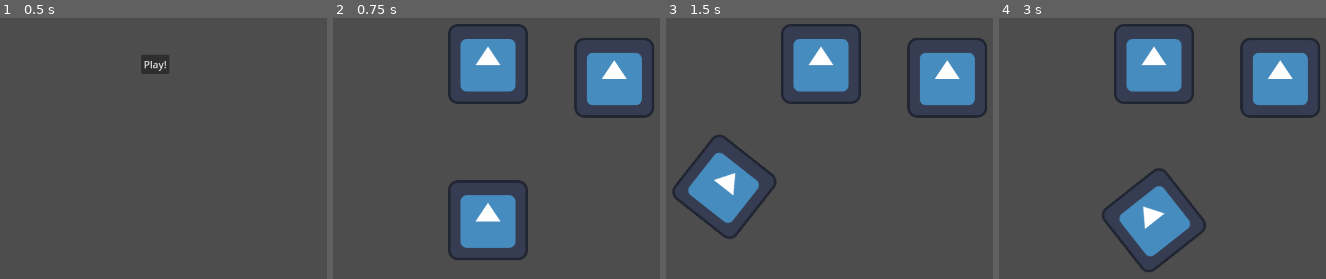
Above: before the commit, frames 1-4 (left to right).
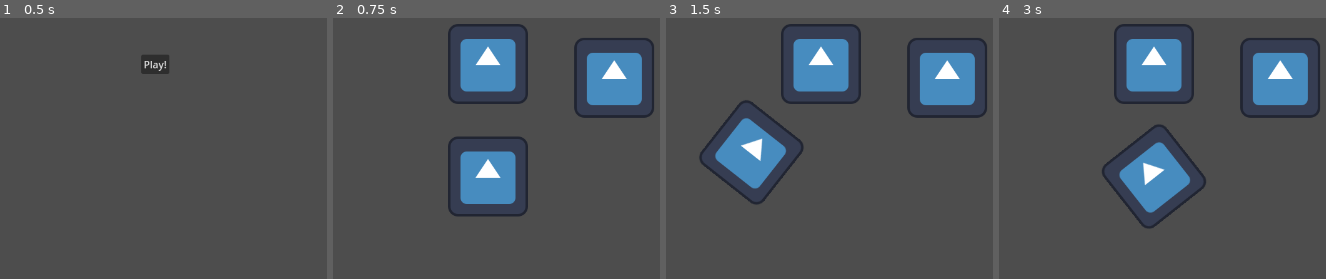
Above: after the commit, the same moments.

Repository: GDbreak/opong
Game: Godot game, scene res://scenes/main.tscn
Two runs of this game, one before a commit and one after it. Both use one fixed random seed, a clock stepped at 60 frames per second and the inputs below. The engine's default icon, where the game draws it, is replaced by a stand-in: a white triangle on a blue panel in a dark square.
Inputs:
- Up to frame 1 (0.5 s): no input
- Up to frame 2 (0.75 s): click "Play!" at 0.5 s
- Up to frame 3 (1.5 s): tap Enter at 1.25 s; tap A (move_clockwise) at 1.35 s
- Up to frame 4 (3 s): tap Space at 2 s; tap D (move_counterclockwise) at 2.1 s; tap Enter at 2.75 s; tap Left (rotate_clockwise) at 2.85 s

Frame 1 is identical in both runs. In frame 2, 7.0% of the frame differs, in the area x 35-60%, y 45-93%; in frame 3, 7.0%; in frame 4, 7.2%, in the area x 31-64%, y 40-98%.

Commit message:
set radius for pivot and paddle

Diff:
--- a/scenes/pivot.tscn
+++ b/scenes/pivot.tscn
@@ -7,4 +7,4 @@
 script = ExtResource("1_aanhf")
 
 [node name="Paddle" parent="." instance=ExtResource("1_5s46y")]
-position = Vector2(0, 250)
+position = Vector2(0, 180)
--- a/scenes/scripts/paddle.gd
+++ b/scenes/scripts/paddle.gd
@@ -12,7 +12,7 @@
 var rotation_direction = 0
 var d := 0.0
 var speed := 2.0
-var radius = 250
+var radius = 180
 
 func _ready():
 	pass
